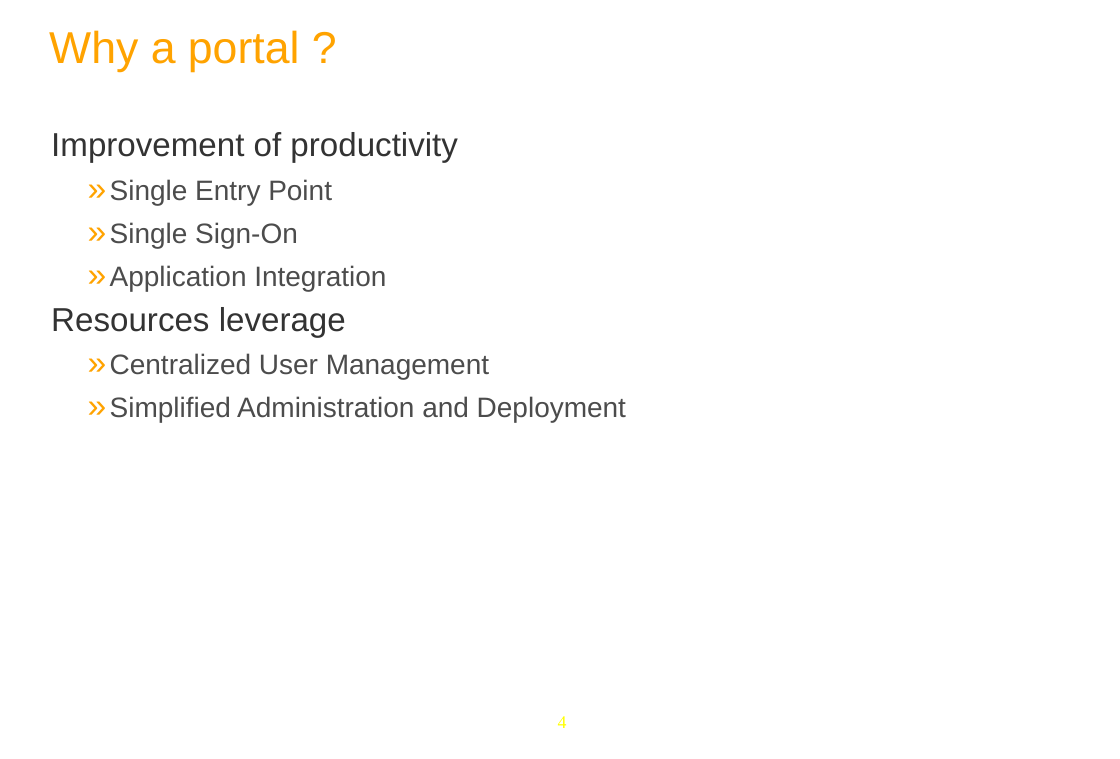
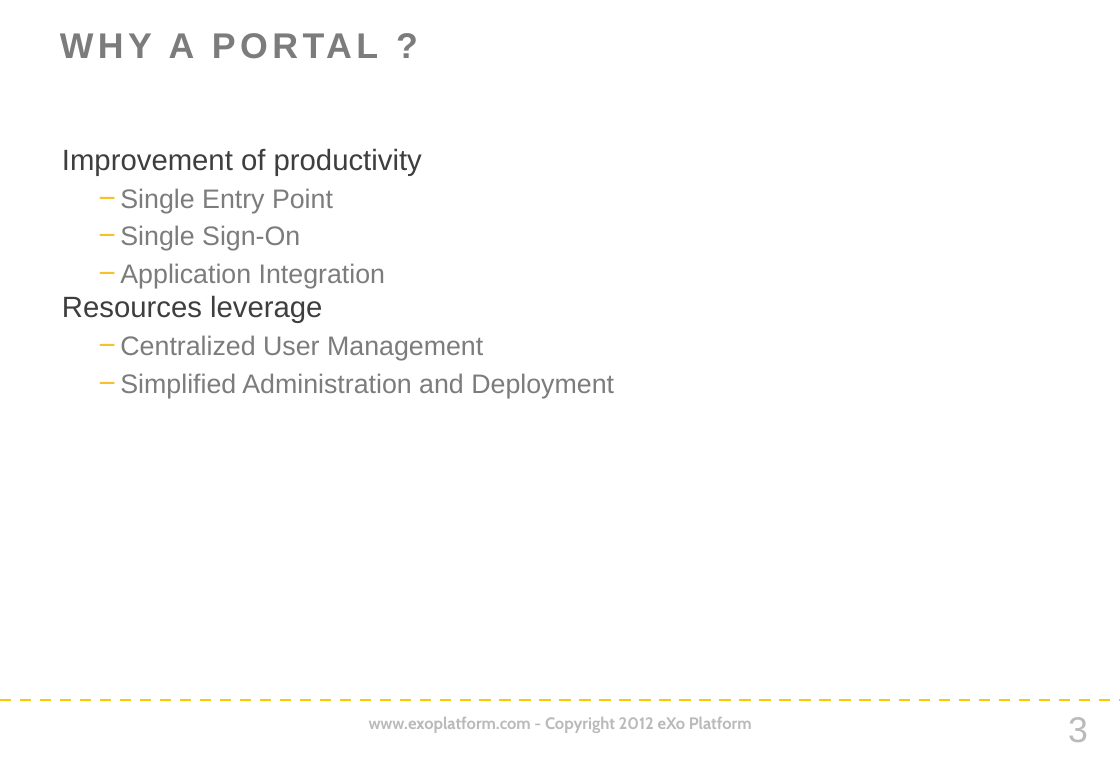
Before and after one commit to anhvurz90/training, a slide deck: slide 3 of plf3_5/eXoFundamentals/030-Portal-Intro/030-Portal-Intro-en.pptx (slide 4 before the commit). Drawn at 1120x759 pixels with LibreOffice and Linux fonts; fonts in the diff are those of the drawing; background and template pictures are left out. Boxes give left, top, right and bottom in pixels: in the first picture for what was removed or moved away, otherwise in the second. Text is boxed around its words. In the diff, an @@ line names an element or a change of style, - is before the commit and + after.

Commit message:
eXo Fundamentals slides in new Company style

```diff
--- a/plf3_5/eXoFundamentals/030-Portal-Intro/030-Portal-Intro-en.pptx
+++ b/plf3_5/eXoFundamentals/030-Portal-Intro/030-Portal-Intro-en.pptx
@@ title at box(169, 33, 195, 58): text changed; size 35 to 28 pt; text colour #FFA300 to #7C7C7C; bold on @@
-Why a portal ?
+WHY A PORTAL ?
@@ text "Improvement of productivity" at box(62, 148, 614, 398): size 26 to 23 pt, text colour #333333 to #3E3E3E in "Improvement of productivity", "Resources leverage"; size 22 to 21 pt, text colour #4C4C4C to #7C7C7C in "Single Entry Point", "Single Sign-On", "Application Integration", "Centralized User Management" and 1 more places; line spacing 0.67 to 1; less space between paragraphs; bullet » to −; line spacing 0.74 to 1; bullet colour #FFA300 to #F7C12E @@
@@ line added from (0, 700) to (1120, 700), #FAC900 2.25 pt dashed @@
@@ text added at box(369, 717, 752, 733), 13 pt, text #BABABA, bold @@
+www.exoplatform.com - Copyright 2012 eXo Platform
@@ page number removed at box(558, 716, 567, 728) @@
-4
@@ page number added at box(1068, 717, 1088, 742), 28 pt, text #BABABA @@
+3
```
Also in this commit, not shown: 39 other slides changed, 3 slides added, 4 slides removed, 1 other file.
